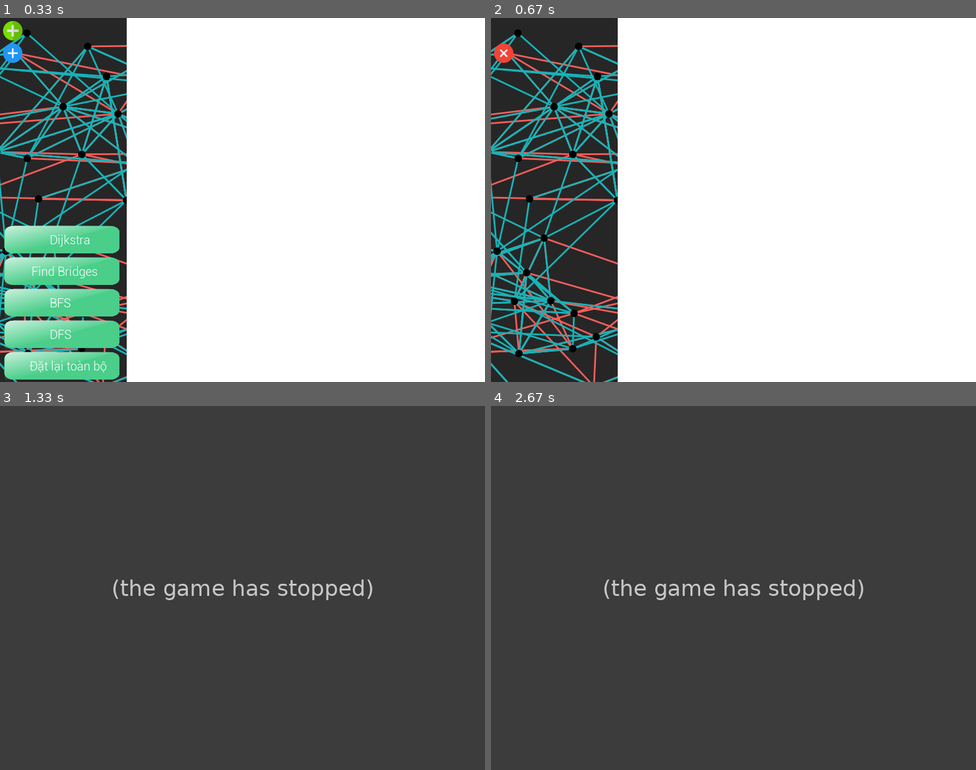
Above: before the commit, frames 1-4 (two rows, left to right).
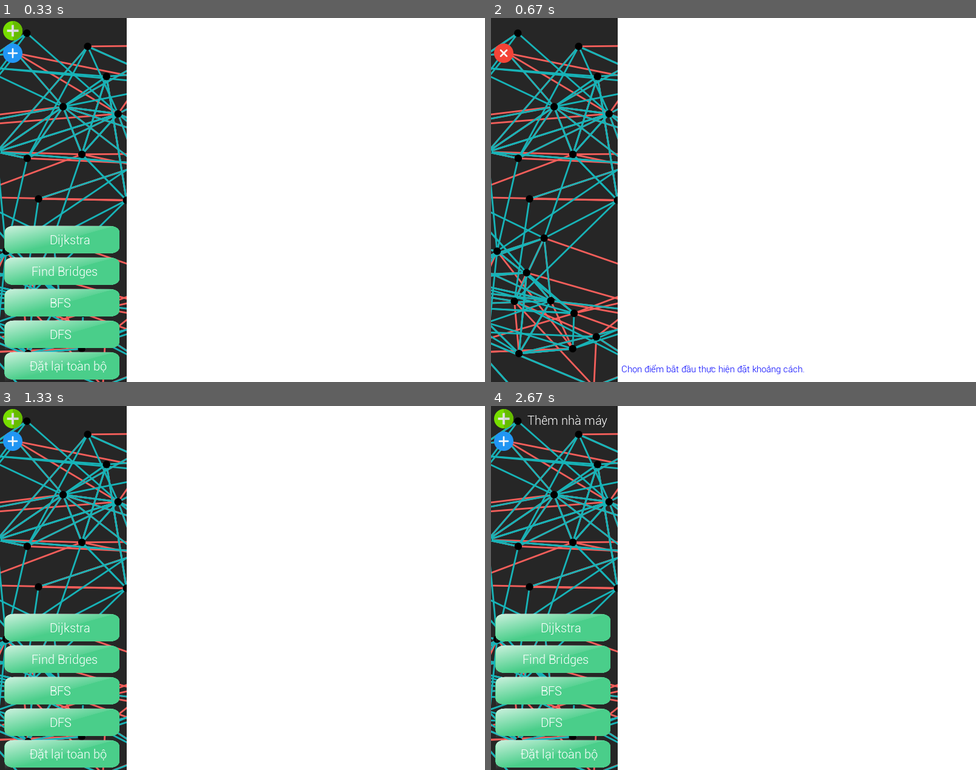
Above: after the commit, the same moments.

Repository: trgkyle/pygame-dijkstra
Game: pygame game, started from main.py
The game is run twice, just before and just after one commit, with the same random seed, the same clock (stepped at 60 frames per second) and the same inputs.
Inputs (mouse positions are in pixels of both pictures, inside the frame that each line leads up to):
- Up to frame 1 (0.33 s): no input
- Up to frame 2 (0.67 s): click (505, 54) at 0.38 s
- Up to frame 3 (1.33 s): click (14, 442) at 0.72 s; press the mouse at (63, 689) at 1.03 s; move the mouse to (242, 686) at 1.13 s; release the mouse at (426, 682) at 1.27 s
- Up to frame 4 (2.67 s): click (505, 420) at 1.38 s; press the mouse at (554, 689) at 1.7 s; move the mouse to (573, 668) at 1.8 s; release the mouse at (597, 646) at 1.93 s; click (505, 420) at 2.55 s

Frame 1 is identical in both runs. In frame 2, 0.2% of the frame differs, in the area x 27-65%, y 95-98%; in frame 3, 88%; in frame 4, 88%, in the area x 0-100%, y 0-100%.
Error before the commit: UnboundLocalError: cannot access local variable 'active' where it is not associated with a v...; the game stopped at 1.27 s (later frames are placeholders)

Commit message:
fix bug dfs

Diff:
--- a/visualization/GRAPH.py
+++ b/visualization/GRAPH.py
@@ -267,12 +267,12 @@
         screen.blit(find_bridges_button,(7+algo_button.get_width()/2-50,394+algo_button.get_height()/2-13))
 
 def show_msg():
-    msg_box = msg_font.render(msg, True, BLUE);
+    msg_box = msg_font.render(msg, True, BLUE)
     screen.blit(msg_box,(215,570))
 
 
 def run():
-    global screen, nodes, state, node_button, edge_button
+    global screen, nodes, edges, yellow_edges, blue_edges, color, node_color,pos, pointA, pointB, point, state, node_button, edge_button, msg
     running = True
 
     while running:
@@ -363,6 +363,9 @@
                             nodes.append((pos[0]-16,pos[1]-16))
                             node_color.append(color[0])
                         if(isClicked(5,5,5+node_button.get_width(),5+node_button.get_height(),pos[0],pos[1])):
+                            # print("move to write text")
+                            # state = 'write text'
+                            # msg = 'Nhập khoảng cách giữa hai nhà máy.'
                             state = 'start'
                             msg = ''
                     elif state == 'add_name_of_node':
@@ -373,10 +376,8 @@
                             state = 'add_edge2'
                             msg = 'Chọn nhà máy đích kết thúc đường đi.'
                         if(isClicked(5,42,5+edge_button.get_width(),42+edge_button.get_height(),pos[0],pos[1])):
-                            state = 'write text'
-                            msg = 'Nhập khoảng cách giữa hai nhà máy.'
-                            # state = 'start'
-                            # msg = ''
+                            state = 'start'
+                            msg = ''
                     elif state == 'add_edge2':
                         pointB = getNode(pos[0],pos[1])
                         if pointB != -1 and pointB != pointA:
@@ -389,7 +390,7 @@
                         if(isClicked(5,42,5+edge_button.get_width(),42+edge_button.get_height(),pos[0],pos[1])):
                             state = 'start'
                             msg = ''
-                    elif state == 'Chọn điểm bắt đầu chạy thuật toán dfs':
+                    elif state == 'choose start point for dfs':
                         point  = getNode(pos[0],pos[1])
                         if point != -1:
                             state = 'dfs'
